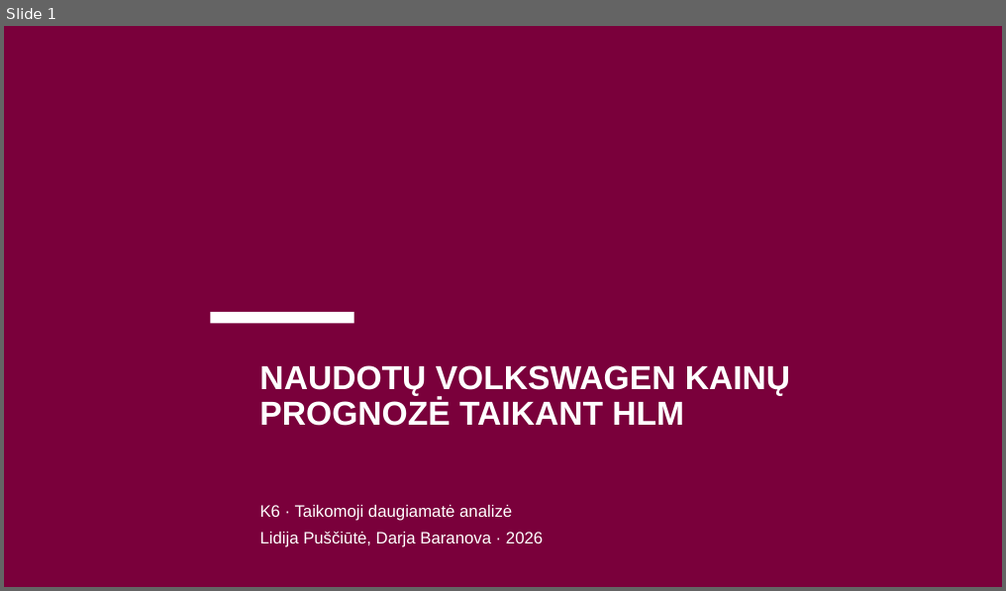
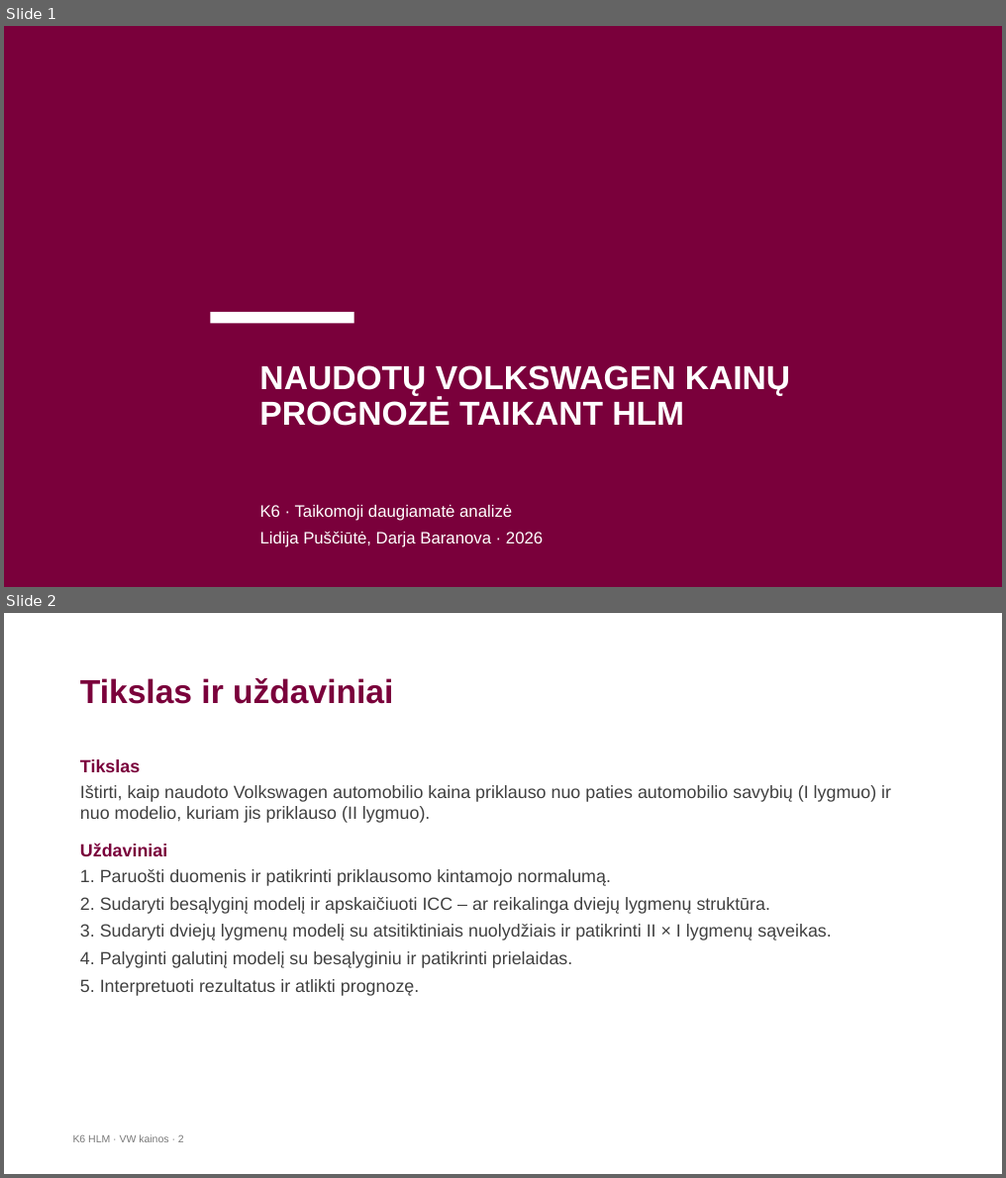
Before and after one commit to LidijaPu/K6, a slide deck: K6_HLM_VW_pristatymas_.pptx. Shown one above the other, each under a label of ours: slide 1 before the commit, slides 1 and 2 after it. The pictures are 1006x591 and 1006x1178 pixels, drawn with LibreOffice and Linux fonts; fonts in the diff are those of the drawing; background and template pictures are left out. Boxes give left, top, right and bottom in pixels: in the first picture for what was removed or moved away, otherwise in the second. Text is boxed around its words. In the diff, an @@ line names an element or a change of style, - is before the commit and + after.

```diff
--- a/K6_HLM_VW_pristatymas_.pptx
+++ b/K6_HLM_VW_pristatymas_.pptx
@@ slide 2 added at (4, 613, 1002, 1174), background #FFFFFF @@
@@ title added at (80, 678, 393, 704), 32 pt, text #7A003B, bold @@
+Tikslas ir uždaviniai
@@ text added at (80, 760, 891, 996), 17 pt, text #404040 @@
+Tikslas
+Ištirti, kaip naudoto Volkswagen automobilio kaina priklauso nuo paties automobilio savybių (I lygmuo) ir nuo modelio, kuriam jis priklauso (II lygmuo).
+Uždaviniai
+1. Paruošti duomenis ir patikrinti priklausomo kintamojo normalumą.
+2. Sudaryti besąlyginį modelį ir apskaičiuoti ICC – ar reikalinga dviejų lygmenų struktūra.
+3. Sudaryti dviejų lygmenų modelį su atsitiktiniais nuolydžiais ir patikrinti II × I lygmenų sąveikas.
+4. Palyginti galutinį modelį su besąlyginiu ir patikrinti prielaidas.
+5. Interpretuoti rezultatus ir atlikti prognozę.
@@ text added at (73, 1135, 184, 1143), 10 pt, text #797979 @@
+K6 HLM · VW kainos · 2
```
Also in this commit, not shown: 12 slides changed, 2 other files.
